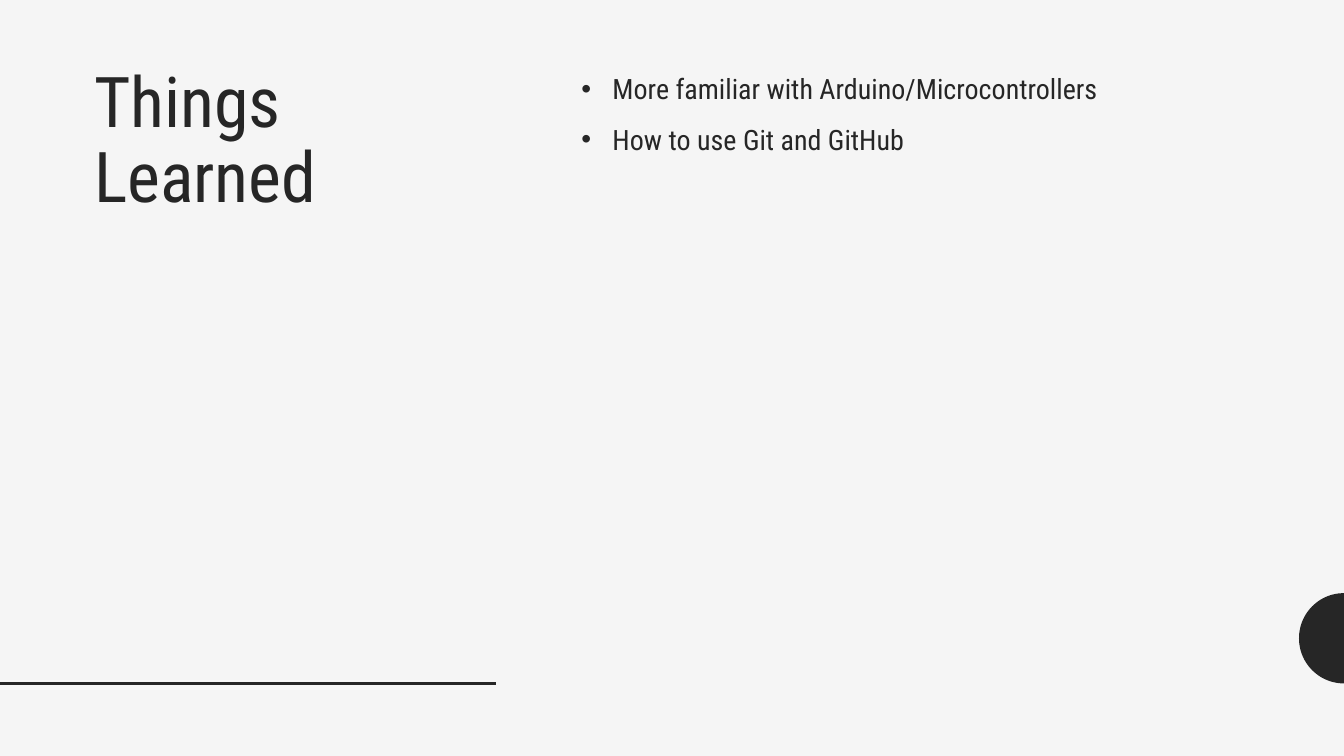
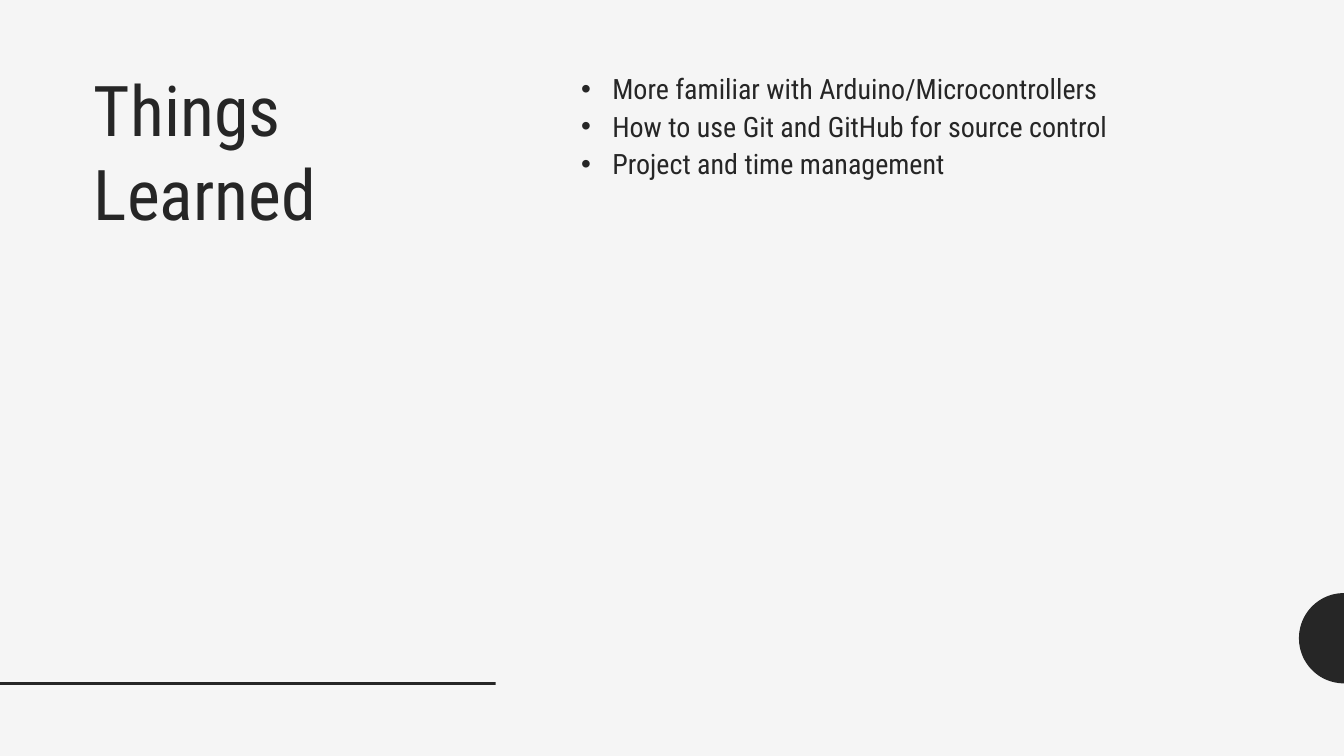
Before and after one commit to aaccttrr/iotproject, a slide deck: slide 6 of AdamCotterPresentation.pptx. Drawn at 1344x756 pixels with LibreOffice and Linux fonts; fonts in the diff are those of the drawing. Boxes give left, top, right and bottom in pixels: in the first picture for what was removed or moved away, otherwise in the second. Text is boxed around its words. In the diff, an @@ line names an element or a change of style, - is before the commit and + after.

```diff
--- a/AdamCotterPresentation.pptx
+++ b/AdamCotterPresentation.pptx
@@ text "Things Learned" at [94, 83, 316, 221]: line spacing 0.9 to 1 @@
@@ text at [612, 115, 1107, 180]: text changed @@
-• How to use Git and GitHub
+• How to use Git and GitHub for source control
+• Project and time management
```
Also in this commit, not shown: 5 other slides changed, 1 slide added.
